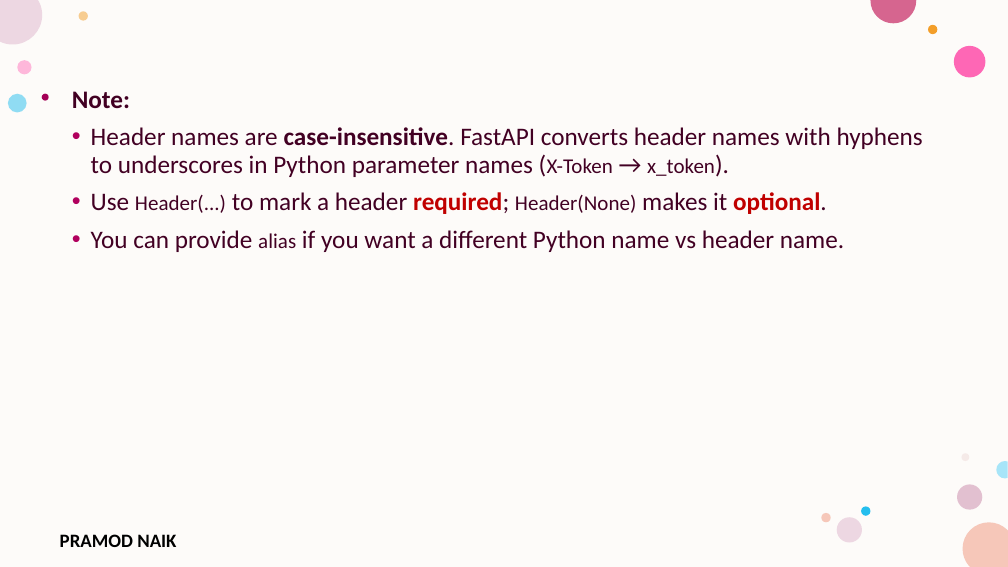
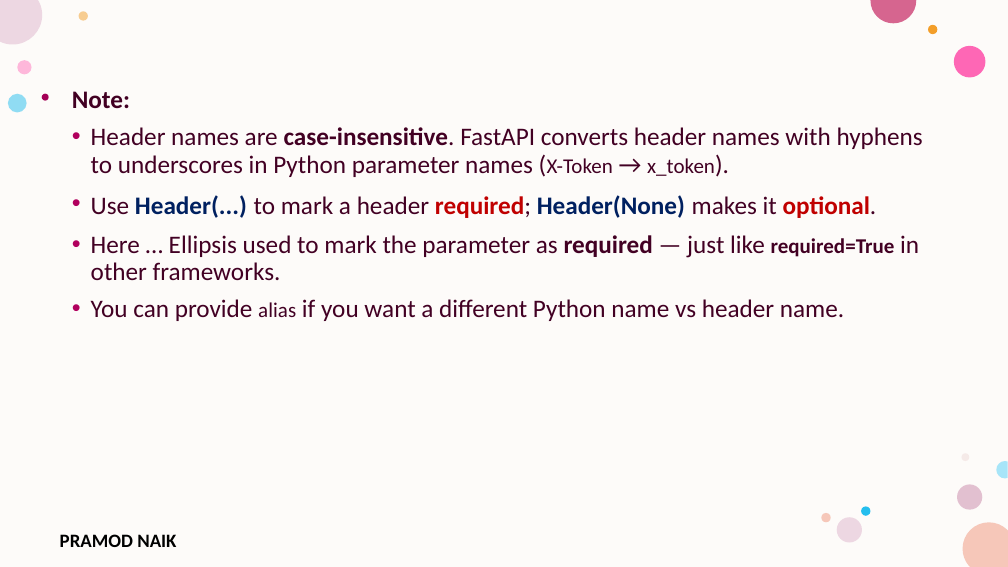
Before and after one commit to PRAMODNAIK-DEV/Backend-Dev-using-Python-FastAPI, a slide deck: slide 17 of FastAPI/FastAPI- Intermediate.pptx. Drawn at 1008x567 pixels with LibreOffice and Linux fonts; fonts in the diff are those of the drawing; background and template pictures are left out. Boxes give left, top, right and bottom in pixels: in the first picture for what was removed or moved away, otherwise in the second. Text is boxed around its words. In the diff, an @@ line names an element or a change of style, - is before the commit and + after.

```diff
--- a/FastAPI/FastAPI- Intermediate.pptx
+++ b/FastAPI/FastAPI- Intermediate.pptx
@@ text at [91, 195, 877, 218]: size 20 to 24 pt, text colour #420023 to #002060, bold on in "Header(...) Header(None)" @@
@@ text at [91, 235, 919, 280]: paragraph added @@
+• Here … Ellipsis used to mark the parameter as required — just like required=True in other frameworks.
```
Also in this commit, not shown: 1 other slide changed, 1 other file.
